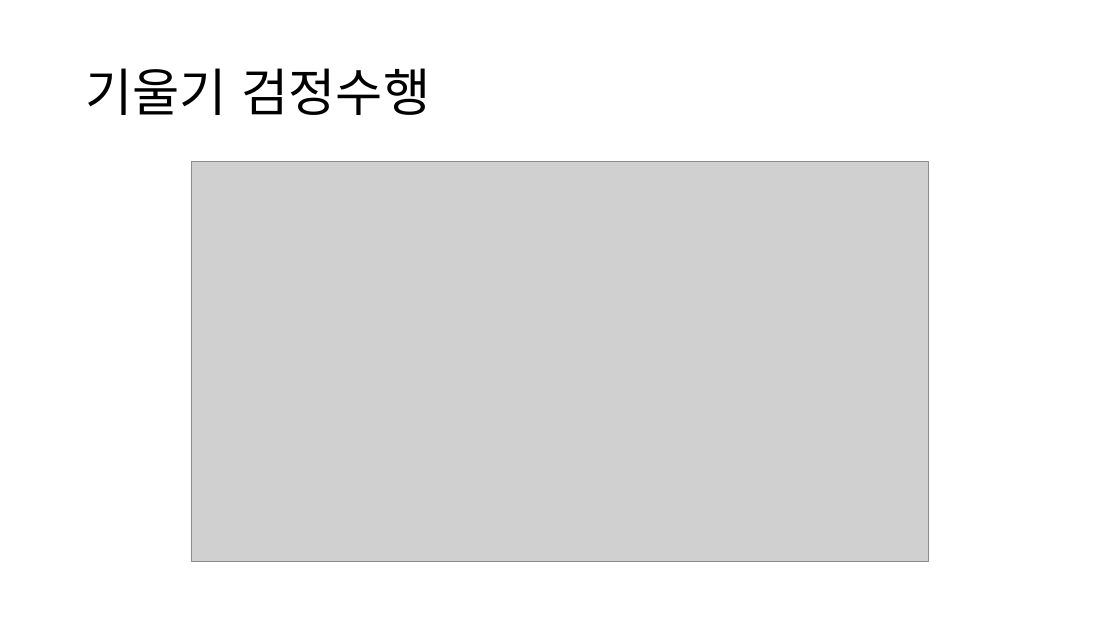
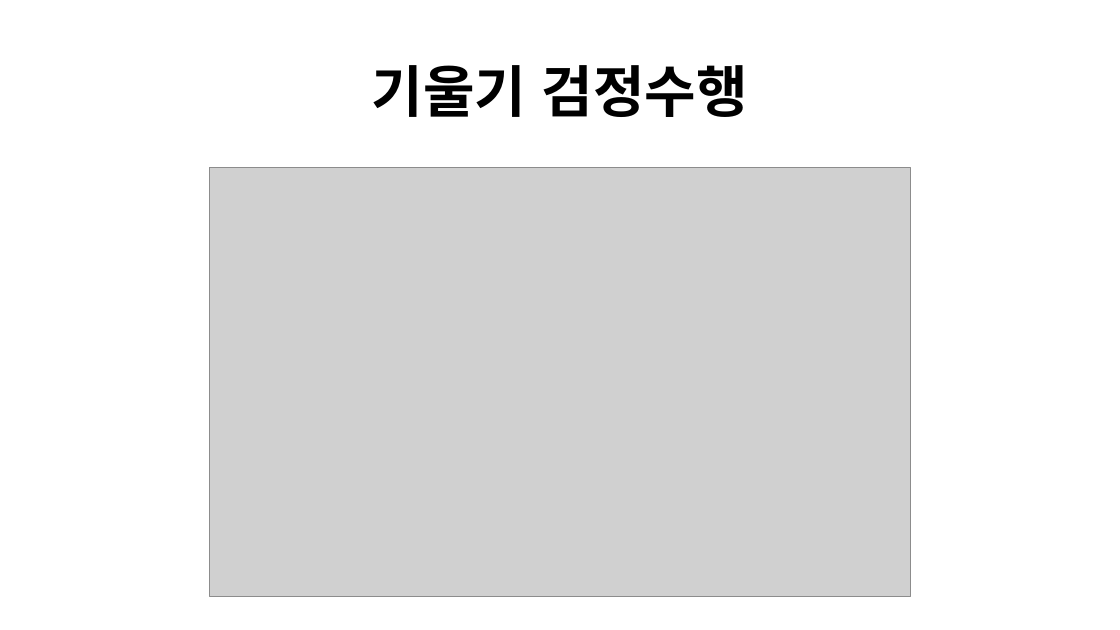
Before and after one commit to DaeguDude/bigdata, a slide deck: slide 10 of bigdata/파이널프로젝트ppt.pptx (slide 9 before the commit). Drawn at 1120x630 pixels with LibreOffice and Linux fonts; fonts in the diff are those of the drawing; grey boxes stand for pictures. Boxes give left, top, right and bottom in pixels: in the first picture for what was removed or moved away, otherwise in the second. Text is boxed around its words. In the diff, an @@ line names an element or a change of style, - is before the commit and + after.

```diff
--- a/bigdata/파이널프로젝트ppt.pptx
+++ b/bigdata/파이널프로젝트ppt.pptx
@@ title "기울기 검정수행" at box(372, 65, 748, 117): size 44 to 48 pt, bold on; alignment left to centre @@
@@ picture: place and size @@
-picture at box(192, 161, 928, 561)
+picture at box(209, 168, 910, 597)
```
Also in this commit, not shown: 8 other slides changed, 3 slides added, 9 other files.
